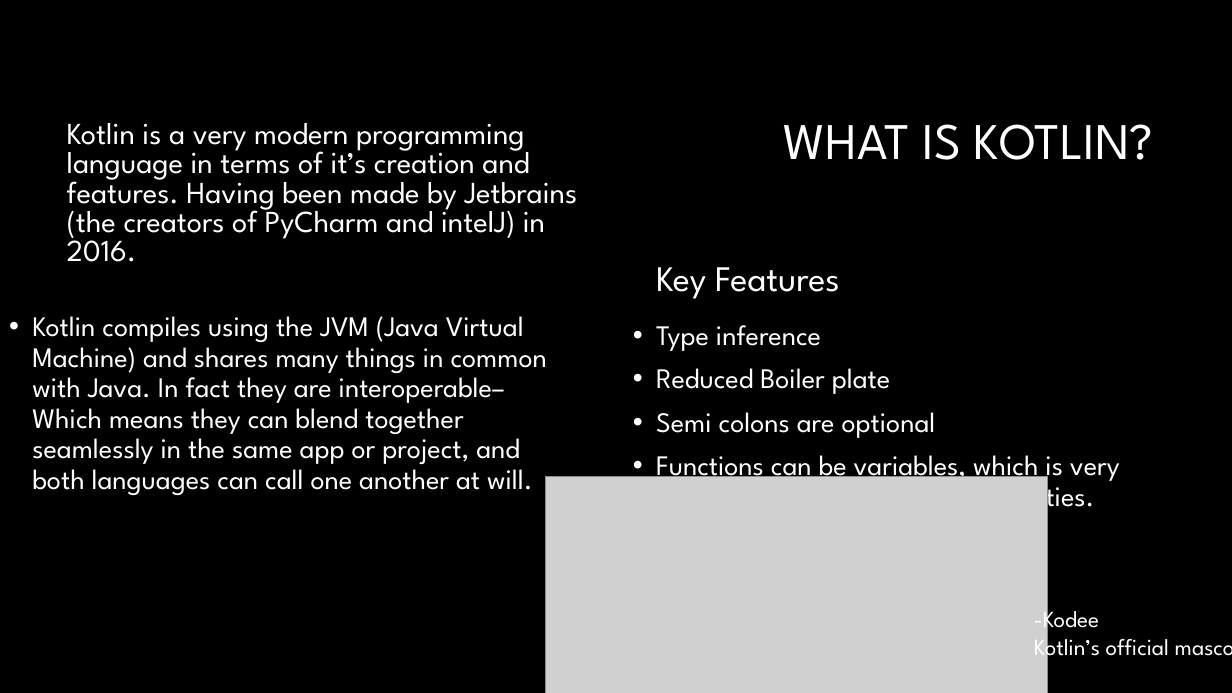
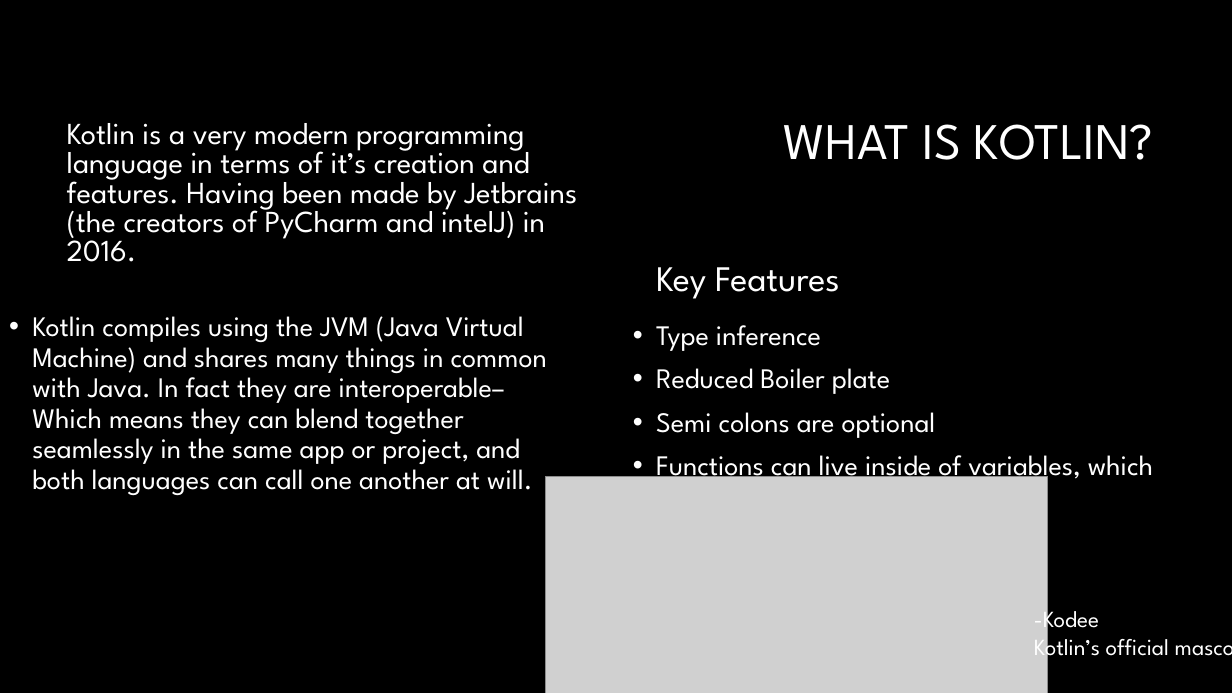
Before and after one commit to reixyz22/jetpack_compose1, a slide deck: slide 6 of present.pptm. Drawn at 1232x693 pixels with LibreOffice and Linux fonts; fonts in the diff are those of the drawing; grey boxes stand for pictures; background and template pictures are left out. Boxes give left, top, right and bottom in pixels: in the first picture for what was removed or moved away, otherwise in the second. Text is boxed around its words. In the diff, an @@ line names an element or a change of style, - is before the commit and + after.

```diff
--- a/present.pptm
+++ b/present.pptm
@@ text at <box>656,455,1153,515</box>: text changed @@
-• Functions can be variables, which is very unique and opens a lot of possibilities.
+• Functions can live inside of variables, which is very unique and opens a lot of possibilities.
```
Also in this commit, not shown: 3 other slides changed, 1 slide added.
